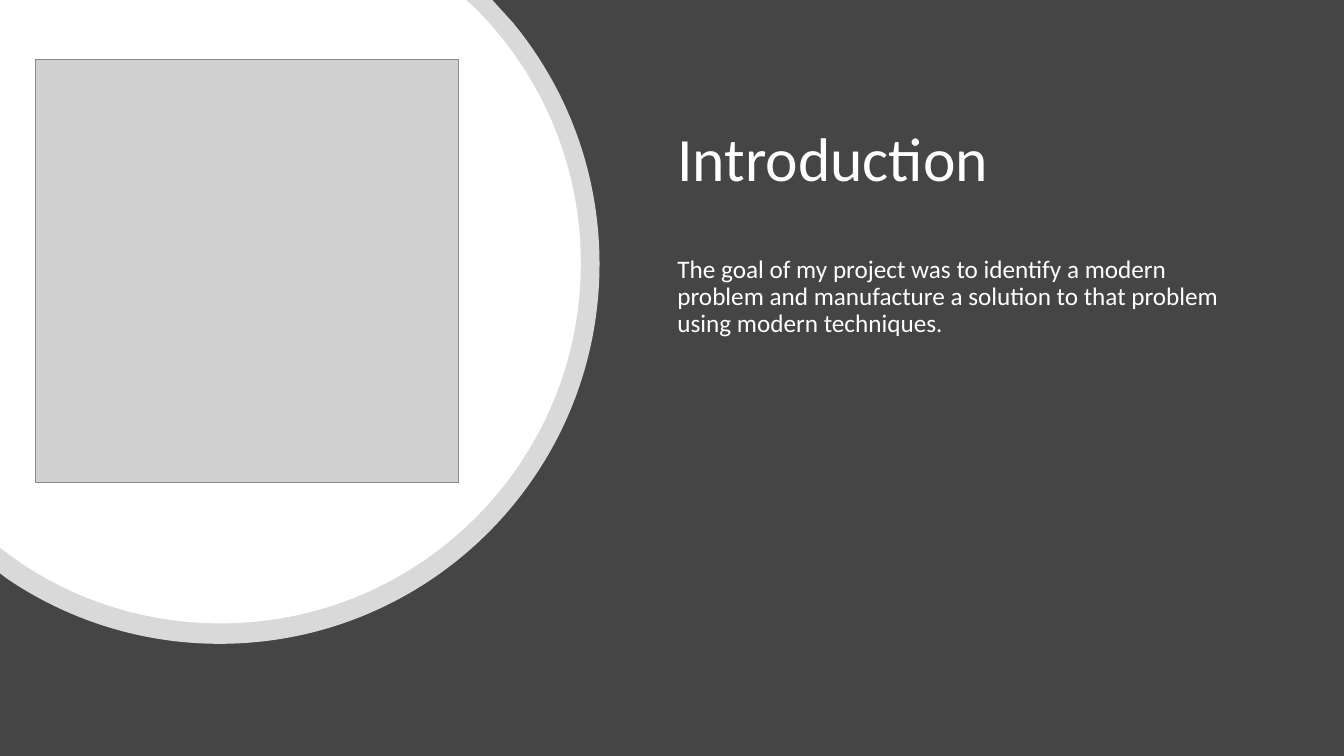
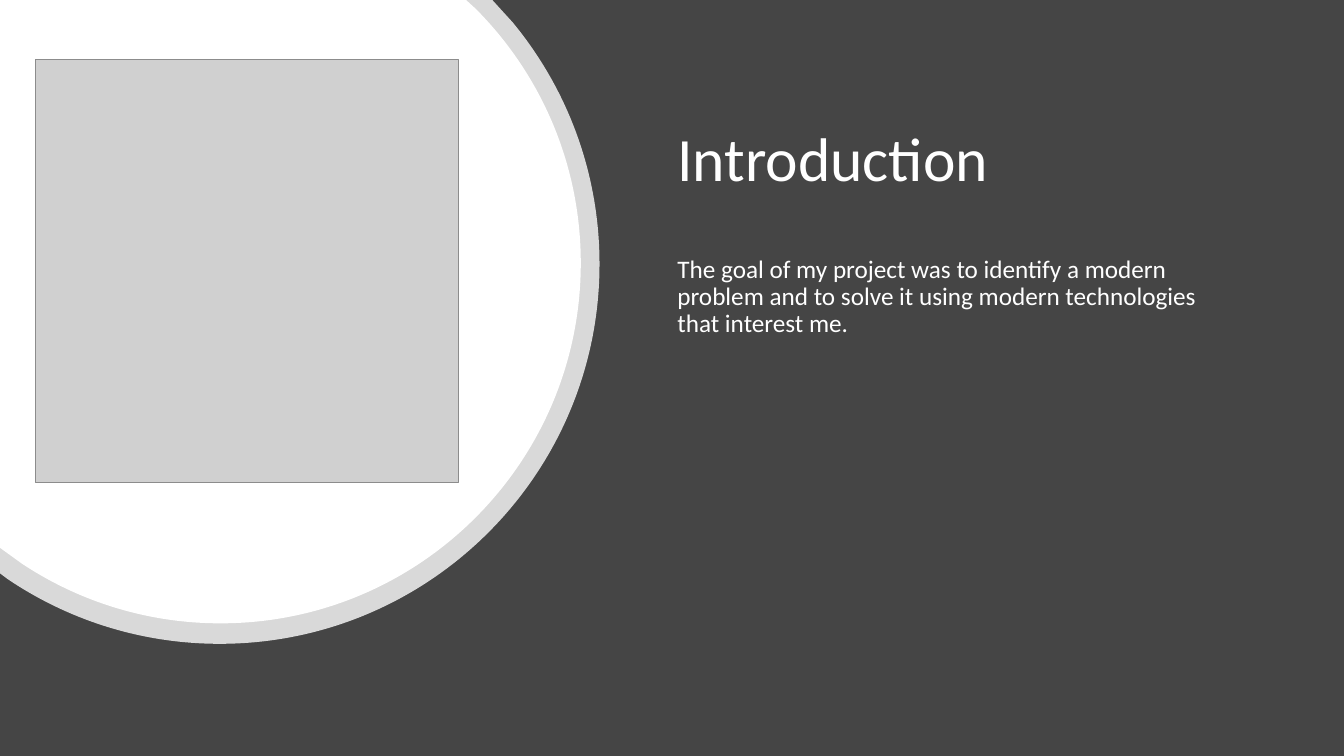
Before and after one commit to aitsoftwaredesign/project4-A00255953, a slide deck: slide 2 of Resources/Project Demo 1.pptx. Drawn at 1344x756 pixels with LibreOffice and Linux fonts; fonts in the diff are those of the drawing; grey boxes stand for pictures. Boxes give left, top, right and bottom in pixels: in the first picture for what was removed or moved away, otherwise in the second. Text is boxed around its words. In the diff, an @@ line names an element or a change of style, - is before the commit and + after.

```diff
--- a/Resources/Project Demo 1.pptx
+++ b/Resources/Project Demo 1.pptx
@@ text at (677, 260, 1195, 332): text changed @@
-The goal of my project was to identify a modern problem and manufacture a solution to that problem using modern techniques.
+The goal of my project was to identify a modern problem and to solve it using modern technologies that interest me.
```
Also in this commit, not shown: 5 other slides changed, 1 slide removed, 48 other files.
